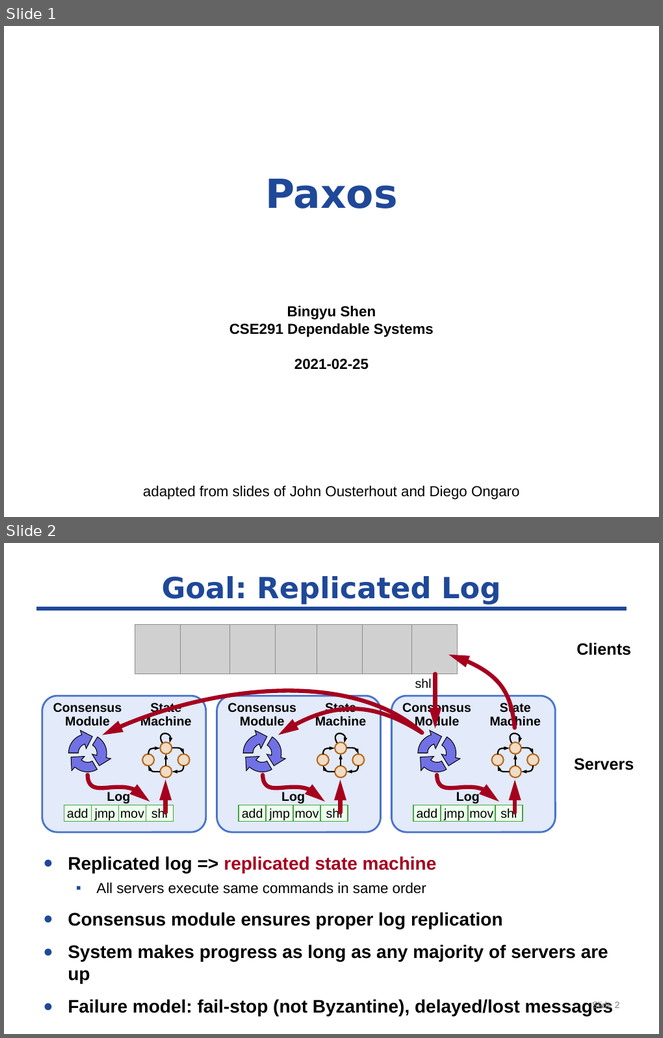
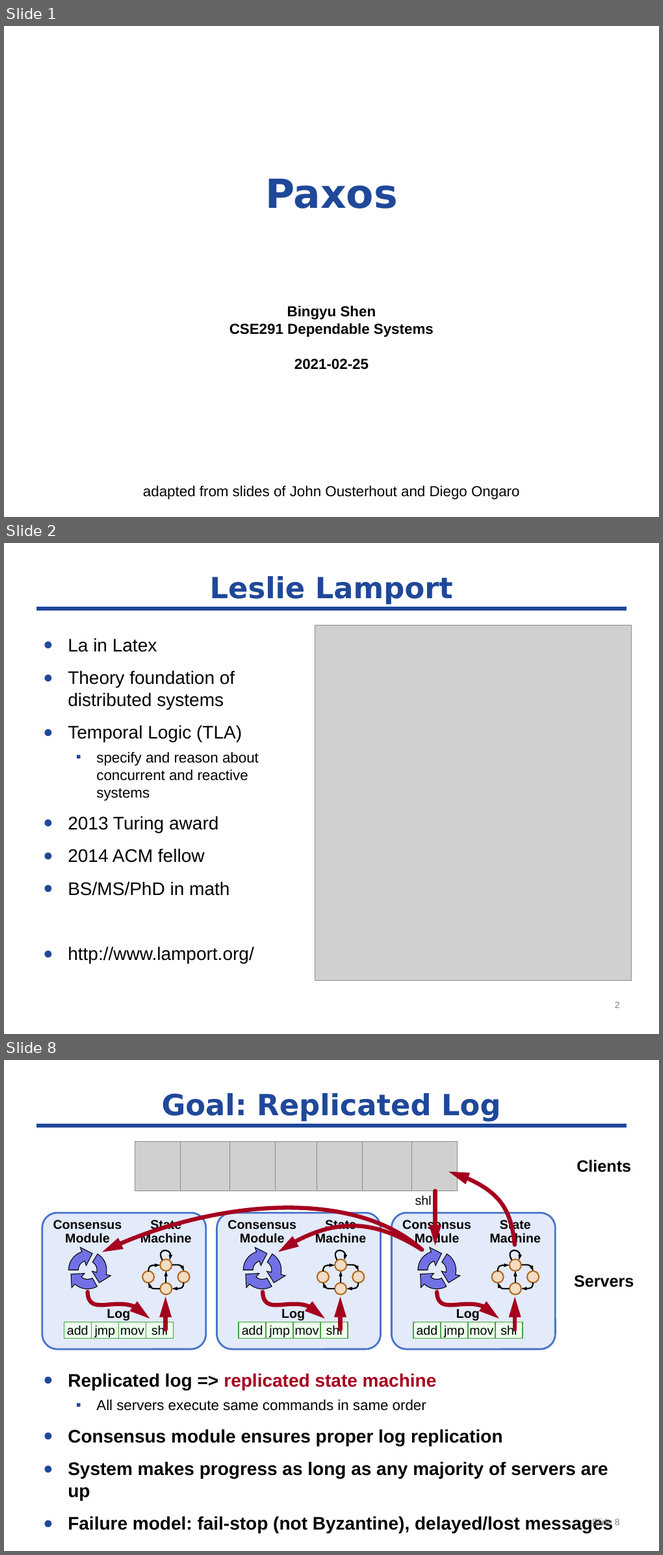
Before and after one commit to byshen/cse291_dependable_system, a slide deck: paxos/paxos-291.pptx. Shown one above the other, each under a label of ours: slides 1 and 2 before the commit, slides 1, 2 and 8 after it; the slides between them are not shown. The pictures are 663x1038 and 663x1555 pixels, drawn with LibreOffice and Linux fonts; fonts in the diff are those of the drawing; grey boxes stand for pictures. Boxes give left, top, right and bottom in pixels: in the first picture for what was removed or moved away, otherwise in the second. Text is boxed around its words. In the diff, an @@ line names an element or a change of style, - is before the commit and + after.

```diff
--- a/paxos/paxos-291.pptx
+++ b/paxos/paxos-291.pptx
@@ slide 2 added at bbox=[4, 543, 659, 1034], background #FFFFFF; not listed: 1 template element that a slide beside it also shows @@
@@ title added at bbox=[210, 576, 453, 605], 32 pt, text #1F4899, bold @@
+Leslie Lamport
@@ text added at bbox=[68, 638, 259, 964], 20 pt, text #000000 @@
+● La in Latex
+● Theory foundation of distributed systems
+● Temporal Logic (TLA)
+  ▪ specify and reason about concurrent and reactive systems
+● 2013 Turing award
+● 2014 ACM fellow
+● BS/MS/PhD in math
+● http://www.lamport.org/
@@ picture added at bbox=[315, 625, 632, 980] @@
@@ page number added at bbox=[615, 1002, 620, 1008], 10 pt, text #7F7F7F @@
+2
@@ what was slide 2 is now slide 8 @@
@@ page number at bbox=[592, 1518, 620, 1528]: text changed @@
-Slide 2
+Slide 8
```
Also in this commit, not shown: 3 slides changed, 6 other slides added, 3 other files.
